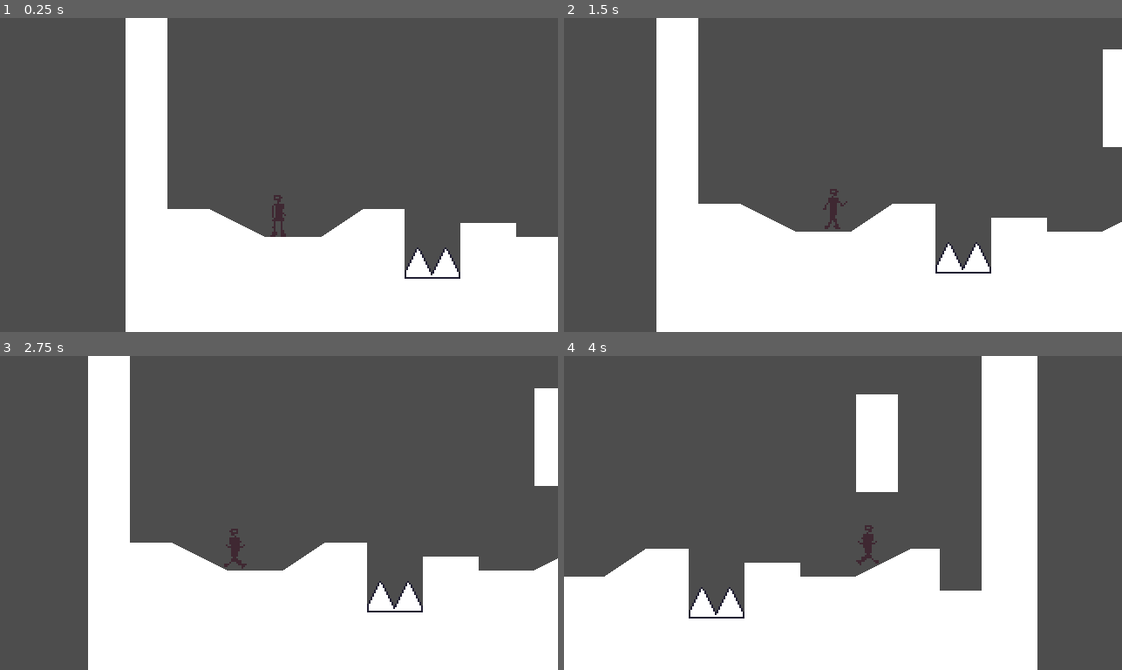
Above: before the commit, frames 1-4 (two rows, left to right).
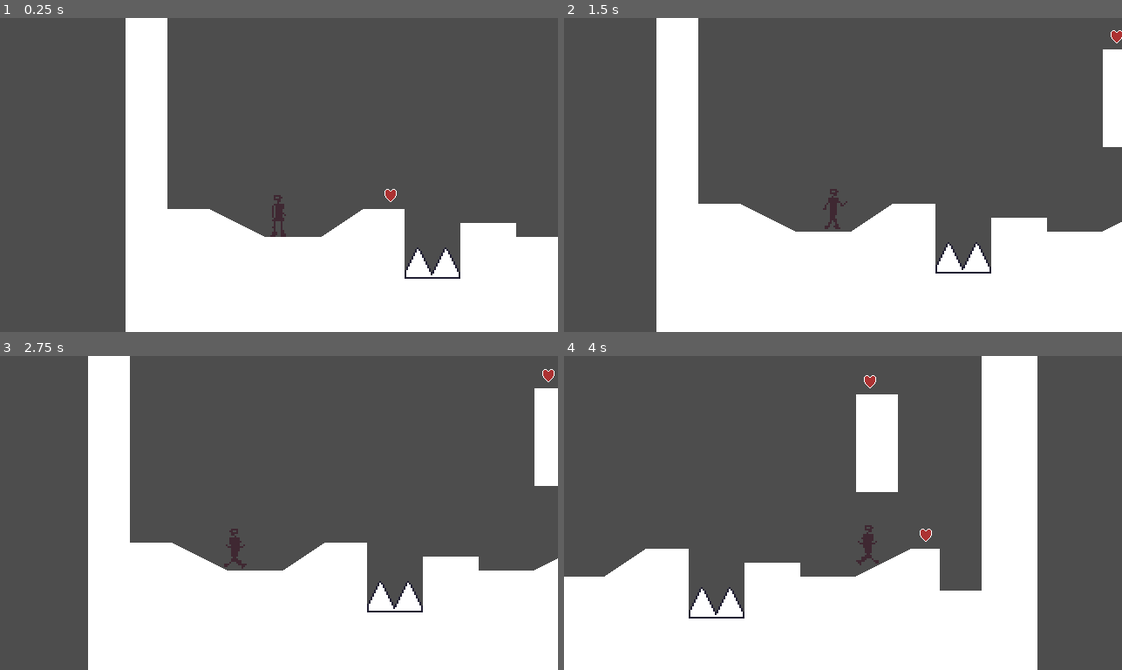
Above: after the commit, the same moments.

Repository: caspark/heart-platformer-godot
Game: Godot game, scene res://world.tscn
Two runs of this game, one before a commit and one after it. Both use one fixed random seed, a clock stepped at 60 frames per second and the inputs below.
Inputs:
- Up to frame 1 (0.25 s): no input
- Up to frame 2 (1.5 s): tap Enter (ui_accept) at 0.5, 0.77 s; hold Right (ui_right) from 0.53 s (still down)
- Up to frame 3 (2.75 s): tap Enter (ui_accept) at 1.52 s; release Right (ui_right) at 2.03 s; hold Left (ui_left) from 2.03 s (still down)
- Up to frame 4 (4 s): release Left (ui_left) at 2.78 s; hold Right (ui_right) from 2.78 s (still down); tap Enter (ui_accept) at 3.02, 3.77 s

The runs differ from the first frame. In frame 1, less than 0.1% of the frame differs, in the area x 68-72%, y 54-59%; in frame 2, less than 0.1%; in frame 3, less than 0.1%; in frame 4, 0.1%, in the area x 53-66%, y 6-60%.

Commit message:
Add hearts and end level UI

Diff:
--- /dev/null
+++ b/Events.gd
@@ -0,0 +1,13 @@
+extends Node
+
+
+signal level_completed
+
+# Called when the node enters the scene tree for the first time.
+func _ready():
+    pass # Replace with function body.
+
+
+# Called every frame. 'delta' is the elapsed time since the previous frame.
+func _process(delta):
+    pass
--- /dev/null
+++ b/Heart.gd
@@ -0,0 +1,9 @@
+extends Area2D
+
+
+func _on_body_entered(body):
+    queue_free()
+    var hearts = get_tree().get_nodes_in_group("Hearts")
+    if hearts.size() == 1:
+        Events.level_completed.emit()
+        print("Level completed!")
--- /dev/null
+++ b/Heart.tscn
@@ -0,0 +1,21 @@
+[gd_scene load_steps=4 format=3 uid="uid://bdynpt3cg8xon"]
+
+[ext_resource type="Script" path="res://Heart.gd" id="1_hoipq"]
+[ext_resource type="Texture2D" uid="uid://c58wn4aw2823g" path="res://heart.png" id="1_jd4q3"]
+
+[sub_resource type="CircleShape2D" id="CircleShape2D_x2fmr"]
+radius = 7.0
+
+[node name="Heart" type="Area2D" groups=["Hearts"]]
+scale = Vector2(0.5, 0.5)
+collision_layer = 8
+collision_mask = 2
+script = ExtResource("1_hoipq")
+
+[node name="Sprite2D" type="Sprite2D" parent="."]
+texture = ExtResource("1_jd4q3")
+
+[node name="CollisionShape2D" type="CollisionShape2D" parent="."]
+shape = SubResource("CircleShape2D_x2fmr")
+
+[connection signal="body_entered" from="." to="." method="_on_body_entered"]
--- /dev/null
+++ b/level_completed.tscn
@@ -0,0 +1,21 @@
+[gd_scene format=3 uid="uid://bakpi3wcf315o"]
+
+[node name="LevelCompleted" type="ColorRect"]
+anchors_preset = 15
+anchor_right = 1.0
+anchor_bottom = 1.0
+grow_horizontal = 2
+grow_vertical = 2
+color = Color(0, 0, 0, 0.294118)
+
+[node name="CenterContainer" type="CenterContainer" parent="."]
+layout_mode = 1
+anchors_preset = 15
+anchor_right = 1.0
+anchor_bottom = 1.0
+grow_horizontal = 2
+grow_vertical = 2
+
+[node name="LevelCompleted" type="Label" parent="CenterContainer"]
+layout_mode = 2
+text = "Level Completed"
--- a/player.tscn
+++ b/player.tscn
@@ -62,7 +62,7 @@
 position = Vector2(0, -12)
 sprite_frames = SubResource("SpriteFrames_dm6i3")
 animation = &"run"
-frame_progress = 0.14964
+frame_progress = 0.480987
 
 [node name="CollisionShape2D" type="CollisionShape2D" parent="."]
 position = Vector2(-0.5, -12)
--- a/project.godot
+++ b/project.godot
@@ -15,6 +15,10 @@
 config/features=PackedStringArray("4.1", "GL Compatibility")
 config/icon="res://icon.svg"
 
+[autoload]
+
+Events="*res://Events.gd"
+
 [display]
 
 window/size/viewport_width=320
@@ -28,6 +32,7 @@
 2d_physics/layer_1="World"
 2d_physics/layer_2="Player"
 2d_physics/layer_3="Hazards"
+2d_physics/layer_4="Collectables"
 
 [rendering]
 
--- a/world.gd
+++ b/world.gd
@@ -3,6 +3,12 @@
 
 @onready var collision_polygon_2d = $StaticBody2D/CollisionPolygon2D
 @onready var polygon_2d = $StaticBody2D/CollisionPolygon2D/Polygon2D
+@onready var level_completed = $CanvasLayer/LevelCompleted
 
 func _ready():
     polygon_2d.polygon = collision_polygon_2d.polygon
+    Events.level_completed.connect(show_level_completed)
+
+func show_level_completed():
+    level_completed.show()
+    get_tree().paused = true
--- a/world.tscn
+++ b/world.tscn
@@ -1,8 +1,10 @@
-[gd_scene load_steps=5 format=3 uid="uid://b43ydtrne410x"]
+[gd_scene load_steps=7 format=3 uid="uid://b43ydtrne410x"]
 
 [ext_resource type="Script" path="res://world.gd" id="1_vfqnx"]
 [ext_resource type="PackedScene" uid="uid://d3ex0i15hdem2" path="res://player.tscn" id="2_hcxie"]
 [ext_resource type="PackedScene" uid="uid://b0fogxlbilivg" path="res://Spikes.tscn" id="3_5n8o1"]
+[ext_resource type="PackedScene" uid="uid://bdynpt3cg8xon" path="res://Heart.tscn" id="4_wrioa"]
+[ext_resource type="PackedScene" uid="uid://bakpi3wcf315o" path="res://level_completed.tscn" id="5_x67it"]
 
 [sub_resource type="RectangleShape2D" id="RectangleShape2D_1uq2g"]
 size = Vector2(24, 56.97)
@@ -20,6 +22,7 @@
 
 [node name="CharacterBody2D" parent="." instance=ExtResource("2_hcxie")]
 position = Vector2(88, 112)
+collision_mask = 13
 
 [node name="StaticBody2D2" type="StaticBody2D" parent="."]
 position = Vector2(268.74, 33.03)
@@ -37,3 +40,17 @@
 
 [node name="Spikes" parent="." instance=ExtResource("3_5n8o1")]
 position = Vector2(160, 152)
+
+[node name="Heart" parent="." instance=ExtResource("4_wrioa")]
+position = Vector2(152, 104)
+
+[node name="Heart2" parent="." instance=ExtResource("4_wrioa")]
+position = Vector2(264, 16)
+
+[node name="Heart3" parent="." instance=ExtResource("4_wrioa")]
+position = Vector2(296, 104)
+
+[node name="CanvasLayer" type="CanvasLayer" parent="."]
+
+[node name="LevelCompleted" parent="CanvasLayer" instance=ExtResource("5_x67it")]
+visible = false
Binary file added: heart.aseprite
Binary file added: heart.png
Not shown, added: heart.png.import
